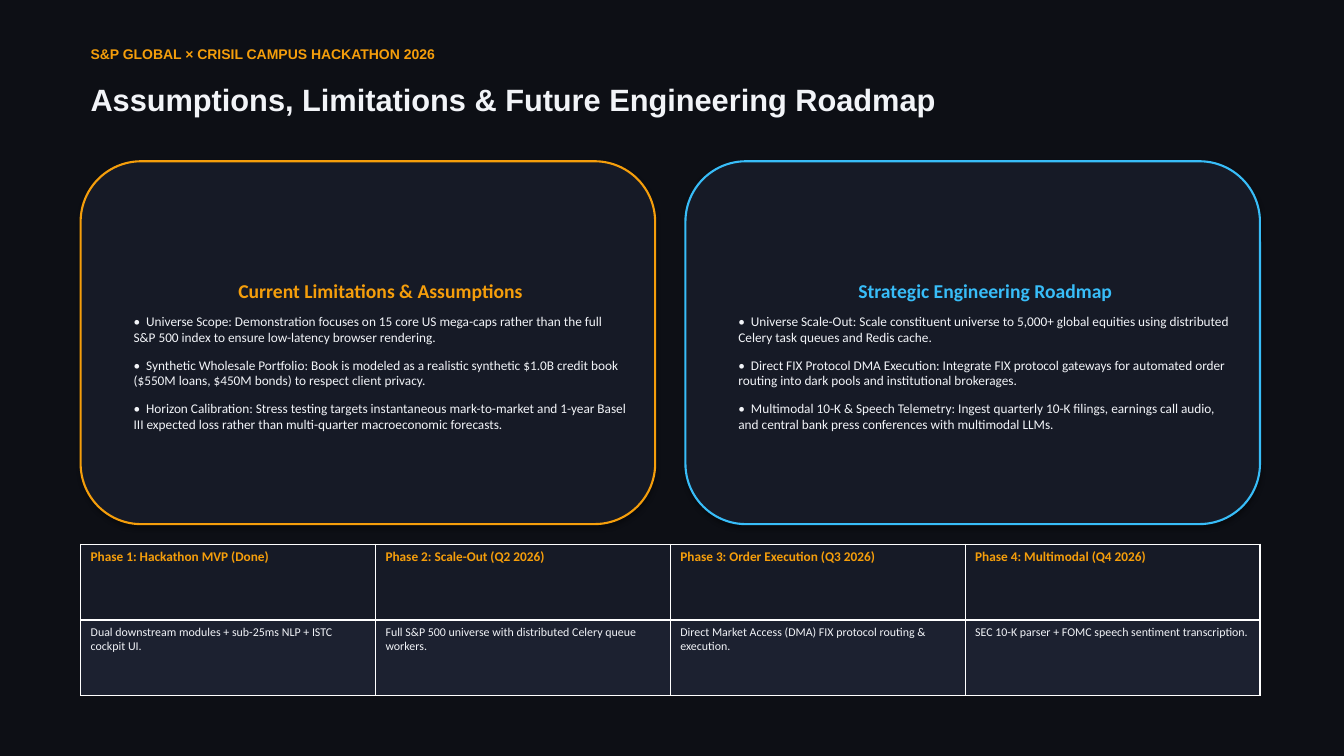
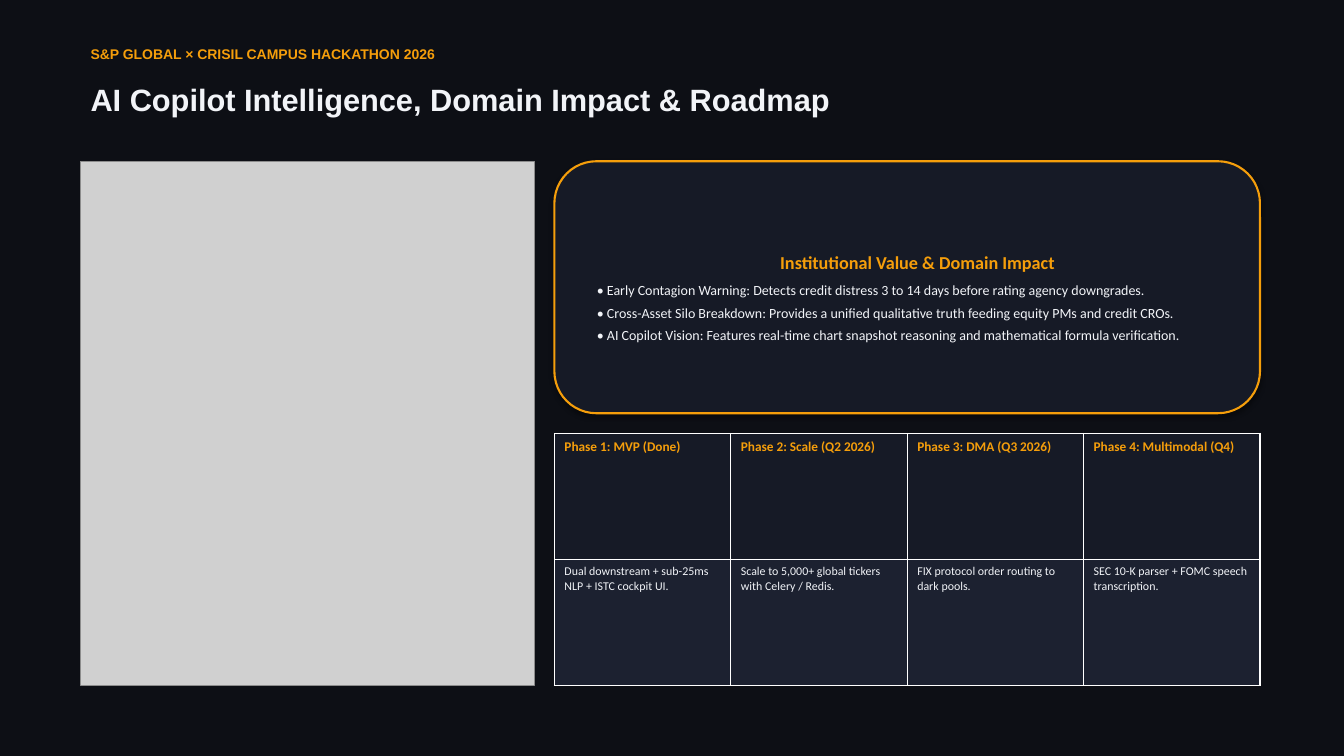
Before and after one commit to Vedant-Nalge/S-P-Crisil-Hackathon, a slide deck: slide 7 of docs/presentation.pptx. Drawn at 1344x756 pixels with LibreOffice and Linux fonts; fonts in the diff are those of the drawing; grey boxes stand for pictures. Boxes give left, top, right and bottom in pixels: in the first picture for what was removed or moved away, otherwise in the second. Text is boxed around its words. In the diff, an @@ line names an element or a change of style, - is before the commit and + after.

Commit message:
docs: attach live website dashboard screenshots across all modules in master PPTX deck

```diff
--- a/docs/presentation.pptx
+++ b/docs/presentation.pptx
@@ text at <box>91,88,830,116</box>: text changed @@
-Assumptions, Limitations & Future Engineering Roadmap
+AI Copilot Intelligence, Domain Impact & Roadmap
@@ rounded rectangle removed at <box>81,161,655,524</box> @@
-Current Limitations & Assumptions
-• Universe Scope: Demonstration focuses on 15 core US mega-caps rather than the full S&P 500 index to ensure low-latency browser rendering.
-• Synthetic Wholesale Portfolio: Book is modeled as a realistic synthetic $1.0B credit book ($550M loans, $450M bonds) to respect client privacy.
-• Horizon Calibration: Stress testing targets instantaneous mark-to-market and 1-year Basel III expected loss rather than multi-quarter macroeconomic forecasts.
@@ picture added at <box>81,161,534,686</box> @@
@@ rounded rectangle "Institutional Value & Domain Impact": place and size @@
-rounded rectangle "Institutional Value & Domain Impact" at <box>686,161,1260,524</box>
+rounded rectangle "Institutional Value & Domain Impact" at <box>555,161,1260,413</box>
@@ rounded rectangle "Institutional Value & Domain Impact" at <box>555,161,1260,413</box>: outline #38BDF8 1.5 pt to #F59E0B 1.5 pt @@
@@ text in rounded rectangle at <box>607,256,1179,343</box>: text changed; size 9.5 to 10 pt @@
-Strategic Engineering Roadmap
-• Universe Scale-Out: Scale constituent universe to 5,000+ global equities using distributed Celery task queues and Redis cache.
-• Direct FIX Protocol DMA Execution: Integrate FIX protocol gateways for automated order routing into dark pools and institutional brokerages.
-• Multimodal 10-K & Speech Telemetry: Ingest quarterly 10-K filings, earnings call audio, and central bank press conferences with multimodal LLMs.
+Institutional Value & Domain Impact
+• Early Contagion Warning: Detects credit distress 3 to 14 days before rating agency downgrades.
+• Cross-Asset Silo Breakdown: Provides a unified qualitative truth feeding equity PMs and credit CROs.
+• AI Copilot Vision: Features real-time chart snapshot reasoning and mathematical formula verification.
@@ table at <box>555,434,1260,686</box> @@
-row 1: Phase 1: Hackathon MVP (Done) | Phase 2: Scale-Out (Q2 2026) | Phase 3: Order Execution (Q3 2026) | Phase 4: Multimodal (Q4 2026)
+row 1: Phase 1: MVP (Done) | Phase 2: Scale (Q2 2026) | Phase 3: DMA (Q3 2026) | Phase 4: Multimodal (Q4)
-row 2: Dual downstream modules + sub-25ms NLP + ISTC cockpit UI. | Full S&P 500 universe with distributed Celery queue workers. | Direct Market Access (DMA) FIX protocol routing & execution. | SEC 10-K parser + FOMC speech sentiment transcription.
+row 2: Dual downstream + sub-25ms NLP + ISTC cockpit UI. | Scale to 5,000+ global tickers with Celery / Redis. | FIX protocol order routing to dark pools. | SEC 10-K parser + FOMC speech transcription.
@@ table: place and size @@
-table at <box>81,544,1258,696</box>
+table at <box>555,434,1260,686</box>
```
Also in this commit, not shown: 3 other slides changed, 1 slide added, 1 slide removed, 9 other files.
